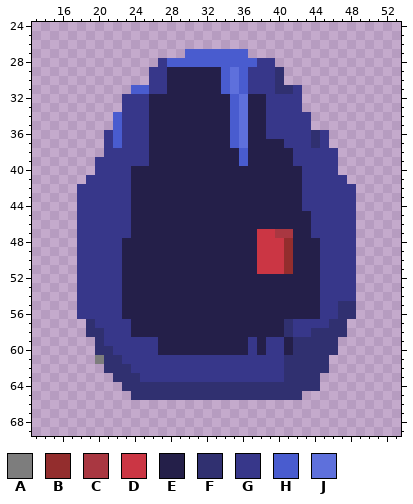
One commit to this sprite sheet: Boss2/Boss2v2/Boss2 skok18.png. The picture above is the old version.
The file is 88x100 pixels. Shown: x 13..53, y 24..69. The old version is drawn lined up with the new one.
Palette (. is transparent): A #7d7d7d  B #932d2d  C #a93741  D #cb3644  E #241f49  F #303070  G #37378a  H #495ccf  J #5e70dc
Pixels before, first column x 18:
27 ............HHHHHHH............
28 .........GHHHHHHHHHHGG.........
29 ........GGEEEEEEHJHGGGF........
30 ........GGEEEEEEHJHGGGF........
31 ......HHGGEEEEEEHJHGGGFFG......
32 .....GGGEEEEEEEEEHJEEGGGG......
33 .....GGGEEEEEEEEEHJEEGGGG......
34 ....HGGGEEEEEEEEEHJEEGGGGG.....
35 ....HGGGEEEEEEEEEHJEEGGGGG.....
36 ...GHGGGEEEEEEEEEHJEEGGGGGFG...
37 ...GHGGGEEEEEEEEEHJEEEEGGGFG...
38 ...GGGGGEEEEEEEEEEHEEEEEGGGGG..
39 ..GGGGGGEEEEEEEEEEHEEEEEGGGGG..
40 ..GGGGEEEEEEEEEEEEEEEEEEEGGGG..
41 .GGGGGEEEEEEEEEEEEEEEEEEEGGGGG.
42 GGGGGGEEEEEEEEEEEEEEEEEEEGGGGGG
43 GGGGGGEEEEEEEEEEEEEEEEEEEGGGGGG
44 GGGGGGEEEEEEEEEEEEEEEEEEEGGGGGG
45 GGGGGGEEEEEEEEEEEEEEEEEEEEGGGGG
46 GGGGGGEEEEEEEEEEEEEEEEEEEEGGGGG
47 GGGGGGEEEEEEEEEEEEEEDDCCEEGGGGG
48 GGGGGEEEEEEEEEEEEEEEDDDBEEEGGGG
49 GGGGGEEEEEEEEEEEEEEEDDDBEEEGGGG
50 GGGGGEEEEEEEEEEEEEEEDDDBEEEGGGG
51 GGGGGEEEEEEEEEEEEEEEDDDBEEEGGGG
52 GGGGGEEEEEEEEEEEEEEEEEEEEEEGGGG
53 GGGGGEEEEEEEEEEEEEEEEEEEEEEGGGG
54 GGGGGEEEEEEEEEEEEEEEEEEEEEEGGGG
55 GGGGGEEEEEEEEEEEEEEEEEEEEEEGGFF
56 GGGGGEEEEEEEEEEEEEEEEEEEEEEGGFF
57 .FGGGGEEEEEEEEEEEEEEEEEFGGGGFF.
58 .FFGGGEEEEEEEEEEEEEEEEEFGGFFFF.
59 ..FGGGGGGEEEEEEEEEEGEGGEFFFFF..
60 ..FFGGGGGEEEEEEEEEEGEGGEFFFFF..
61 ..AFFGGGGGGGGGGGGGGGGGGFFFFF...
62 ...FFFGGGGGGGGGGGGGGGGGFFFFF...
63 ....FFFGGGGGGGGGGGGGGGGFFFF....
64 .....FFFFFFFFFFFFFFFFFFFFFF....
65 ......FFFFFFFFFFFFFFFFFFF......
New version:
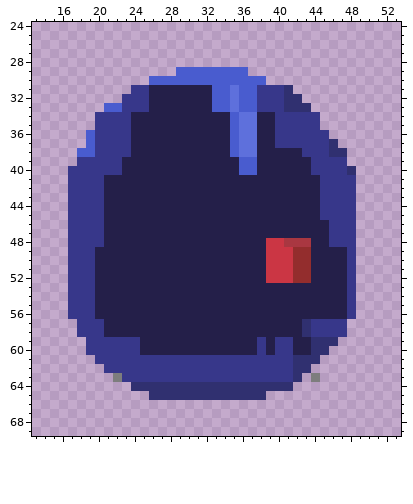
Change:
whole drawing moved by +1,-10 (the old picture is shown already moved)
Changed rows in their new state; - is an unchanged pixel.
first column x 17:
27 -------------.......------------
28 ----------.............---------
29 ---------...HHHHH-H-....--------
30 ---------HHHHHHHH-H-HH..--------
31 -------GGEE-----H---H--G-.------
32 ----------------HHJHHG--FF------
33 ----HH----------HHJHHG--FFF-----
34 ---GGG-EE-----------J-E----G----
35 ---GGG-EE-----------J-E----G----
36 --HG-G-EE-----------J-E----G----
37 --HG-G-EE-----------J--G---G-F--
38 -HHG---EE---------HJJ----E---FF-
39 -GG---EEE-----------H----EE---G-
40 GGG---E------------HH-----E---GF
41 GG--EEE-------------------EE---G
42 G---EEE-------------------EE----
43 G---EEE-------------------EE----
44 G---EEE-------------------EE----
45 G---EEE--------------------E----
46 G---EEE--------------------EE---
47 G---EEE--------------EEEE--EE---
48 G---EE---------------E--CCC-E---
49 G--EEE---------------E--DBB-EEE-
50 G--EEE---------------E--DBB-EEE-
51 G--EEE---------------E--DBB-EEE-
52 G--EEE----------------DDDBB-EEE-
53 G--EEE----------------------EEE-
54 G--EEE----------------------EEE-
55 G--EEE----------------------EEEG
56 G--EEE----------------------EEEG
57 -GG-EEE-----------------EEF--GG-
58 -GGGEEE-----------------EEFGGGG-
59 --GG----EE----------EGE-GEE-----
60 --GGG---EE----------EGE-GEE--.--
61 ---GGG------------------G---.---
62 ----GGG-----------------G--..---
63 -----AGG----------------G-.A----
64 ------.------------------...----
65 -------..-------------....------
